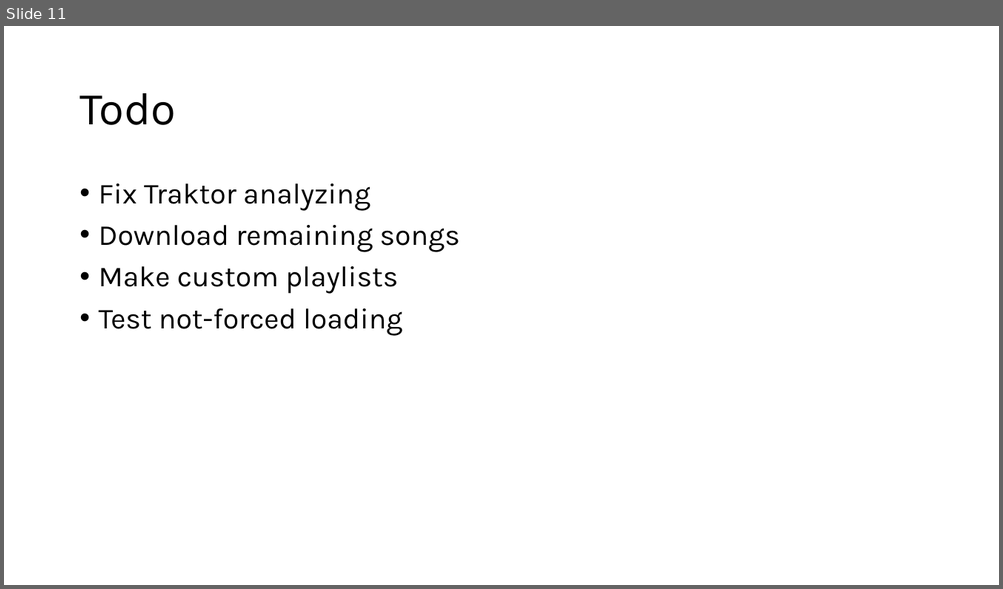
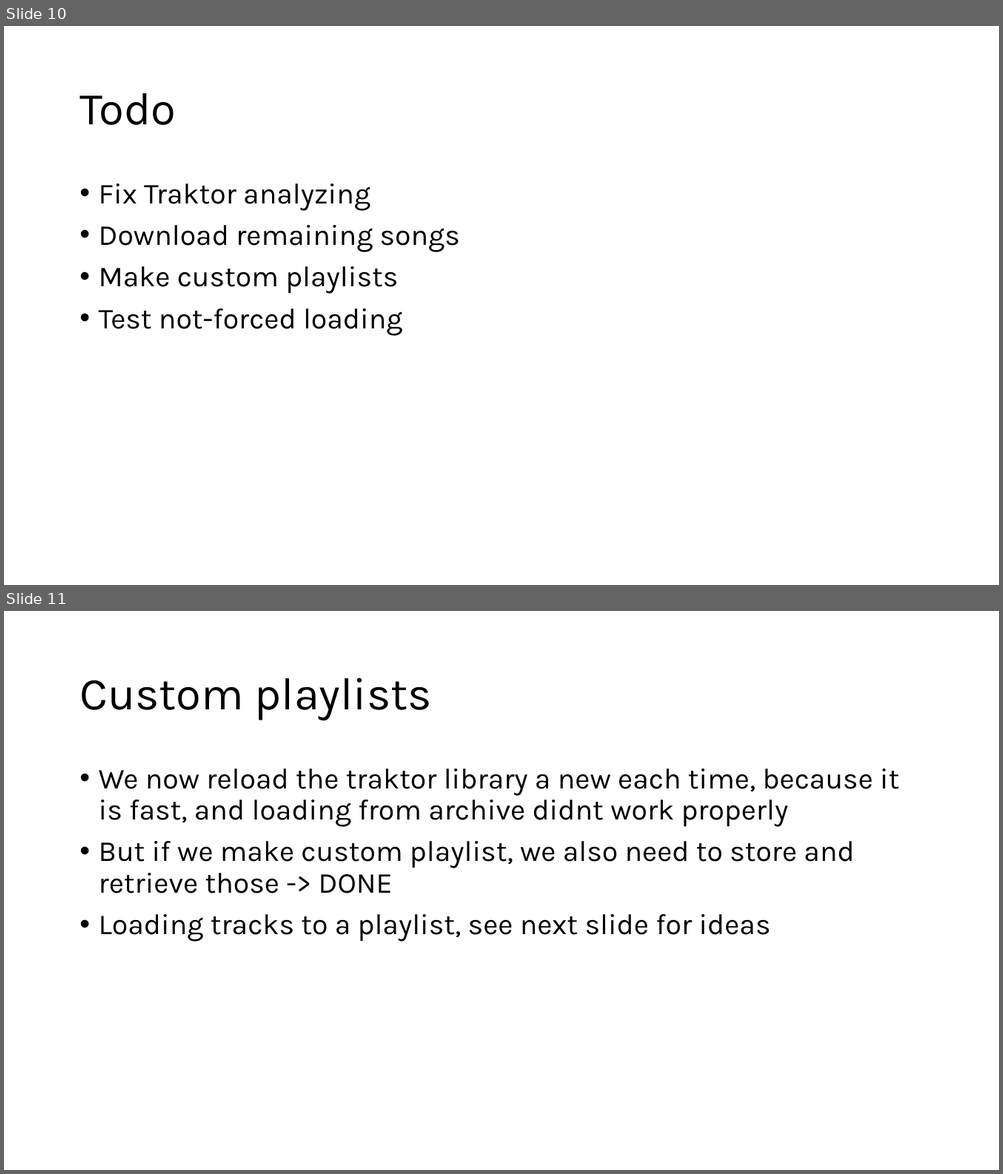
Before and after one commit to pier3100/SUDJ-peripheral, a slide deck: Design Log/Music Library.pptx. Shown one above the other, each under a label of ours: slide 11 before the commit, slides 10 and 11 after it. The pictures are 1003x589 and 1003x1174 pixels, drawn with LibreOffice and Linux fonts; fonts in the diff are those of the drawing. Boxes give left, top, right and bottom in pixels: in the first picture for what was removed or moved away, otherwise in the second. Text is boxed around its words. In the diff, an @@ line names an element or a change of style, - is before the commit and + after.

Commit message:
wrapping op custom playlists, with a bug fix for generating compileStrings

```diff
--- a/Design Log/Music Library.pptx
+++ b/Design Log/Music Library.pptx
@@ slide 11 added at box(4, 611, 999, 1170), background #FFFFFF @@
@@ title added at box(79, 678, 432, 721), 44 pt, text #000000 @@
+Custom playlists
@@ text added at box(99, 769, 899, 942), 28 pt, text #000000 @@
+• We now reload the traktor library a new each time, because it is fast, and loading from archive didnt work properly
+• But if we make custom playlist, we also need to store and retrieve those -> DONE
+• Loading tracks to a playlist, see next slide for ideas
@@ what was slide 11 is now slide 10 @@
```
Also in this commit, not shown: 1 slide changed, 2 other slides added, 1 slide removed, 11 other files.
